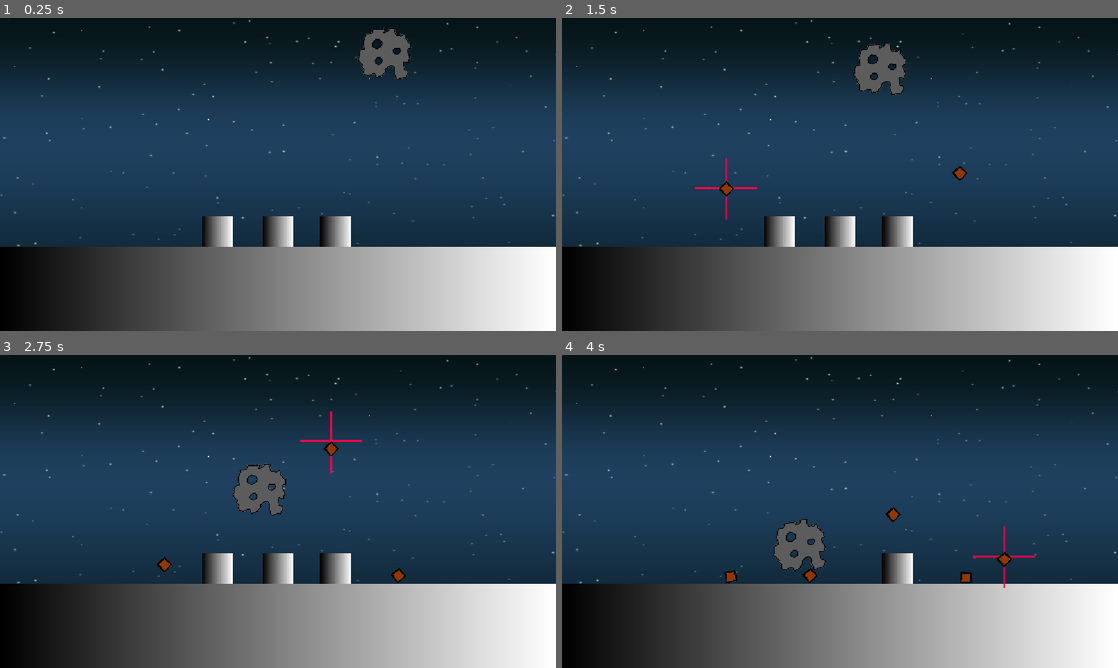
Above: before the commit, frames 1-4 (two rows, left to right).
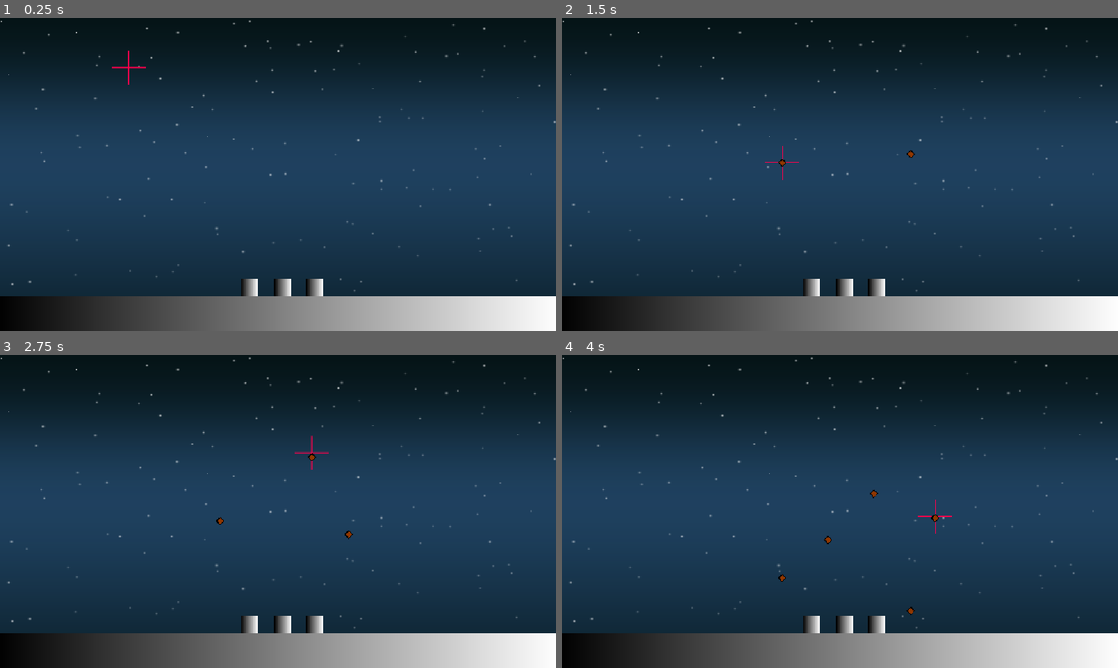
Above: after the commit, the same moments.

Repository: AndrewHay/meteor-strike
Game: Godot game, scene res://root.tscn
The game is run twice, just before and just after one commit, with the same random seed, the same clock (stepped at 60 frames per second) and the same inputs.
Inputs (mouse positions are in pixels of both pictures, inside the frame that each line leads up to):
- Up to frame 1 (0.25 s): no input
- Up to frame 2 (1.5 s): move the mouse to (962, 158) at 0.52 s; click (962, 158) at 0.67 s; move the mouse to (728, 190) at 1.27 s; click (728, 190) at 1.42 s
- Up to frame 3 (2.75 s): move the mouse to (333, 442) at 2.02 s; click (333, 442) at 2.17 s
- Up to frame 4 (4 s): move the mouse to (812, 574) at 2.77 s; click (812, 574) at 2.92 s; move the mouse to (1006, 558) at 3.52 s; click (1006, 558) at 3.67 s

The runs differ from the first frame. In frame 1, 19% of the frame differs, in the area x 0-100%, y 0-89%; in frame 2, 19%; in frame 3, 19%; in frame 4, 18%.

Commit message:
make meteors dynamically, bigger world

Diff:
--- a/level/level.tscn
+++ b/level/level.tscn
@@ -1,33 +1,31 @@
 [gd_scene format=3 uid="uid://q7o6ygniny5a"]
 
-[ext_resource type="PackedScene" uid="uid://dmm3jw2q47u2m" path="res://meteor/meteor.tscn" id="1_qohg2"]
+[ext_resource type="Script" uid="uid://d320oj6nwyvko" path="res://level/level.gd" id="1_ktfr2"]
 [ext_resource type="Texture2D" uid="uid://cyh6vowjriiba" path="res://assets/bg_1_1.png" id="1_vkbyq"]
 [ext_resource type="PackedScene" uid="uid://cbcdxli8t5l72" path="res://house/house.tscn" id="2_vkbyq"]
 [ext_resource type="PackedScene" uid="uid://cnavm0immy15t" path="res://static_box.tscn" id="3_ktfr2"]
 
 [node name="Level" type="Node2D" unique_id=972982531]
+script = ExtResource("1_ktfr2")
 
 [node name="Parallax2D" type="Parallax2D" parent="." unique_id=189541379]
 scroll_scale = Vector2(0.1, 0.1)
+scroll_offset = Vector2(0, 96)
 
 [node name="Sprite2D" type="Sprite2D" parent="Parallax2D" unique_id=65056790]
-position = Vector2(-2.4999695, -8)
-scale = Vector2(1.4662502, 1.1033332)
+position = Vector2(2.0000305, -4.0000305)
+scale = Vector2(2.7425, 2.3466668)
 texture = ExtResource("1_vkbyq")
 
-[node name="Meteor" parent="." unique_id=1745156751 instance=ExtResource("1_qohg2")]
-position = Vector2(248, -238)
-linear_velocity = Vector2(-120, -60)
-
 [node name="House" parent="." unique_id=1658777344 instance=ExtResource("2_vkbyq")]
-position = Vector2(0, 117)
+position = Vector2(0, 496)
 
 [node name="House2" parent="." unique_id=823515509 instance=ExtResource("2_vkbyq")]
-position = Vector2(120, 117)
+position = Vector2(120, 496)
 
 [node name="House3" parent="." unique_id=774974785 instance=ExtResource("2_vkbyq")]
-position = Vector2(-126, 117)
+position = Vector2(-126, 496)
 
 [node name="StaticBody2D2" parent="." unique_id=1474745948 instance=ExtResource("3_ktfr2")]
-position = Vector2(-1.1920929e-07, 238)
-scale = Vector2(18.160004, 2.7600012)
+position = Vector2(-17, 612)
+scale = Vector2(33.626194, 2.5699892)
--- a/root.tscn
+++ b/root.tscn
@@ -9,6 +9,8 @@
 position = Vector2(581, 326)
 
 [node name="Camera2D" type="Camera2D" parent="." unique_id=235987464]
-position = Vector2(581, 326)
+position = Vector2(562.99994, 400)
+scale = Vector2(-13.48471, 7.4695535)
+zoom = Vector2(0.55, 0.55)
 
 [node name="Crosshair" parent="." unique_id=1168615329 instance=ExtResource("4_28aoi")]
Not shown, added: level/level.gd.uid
